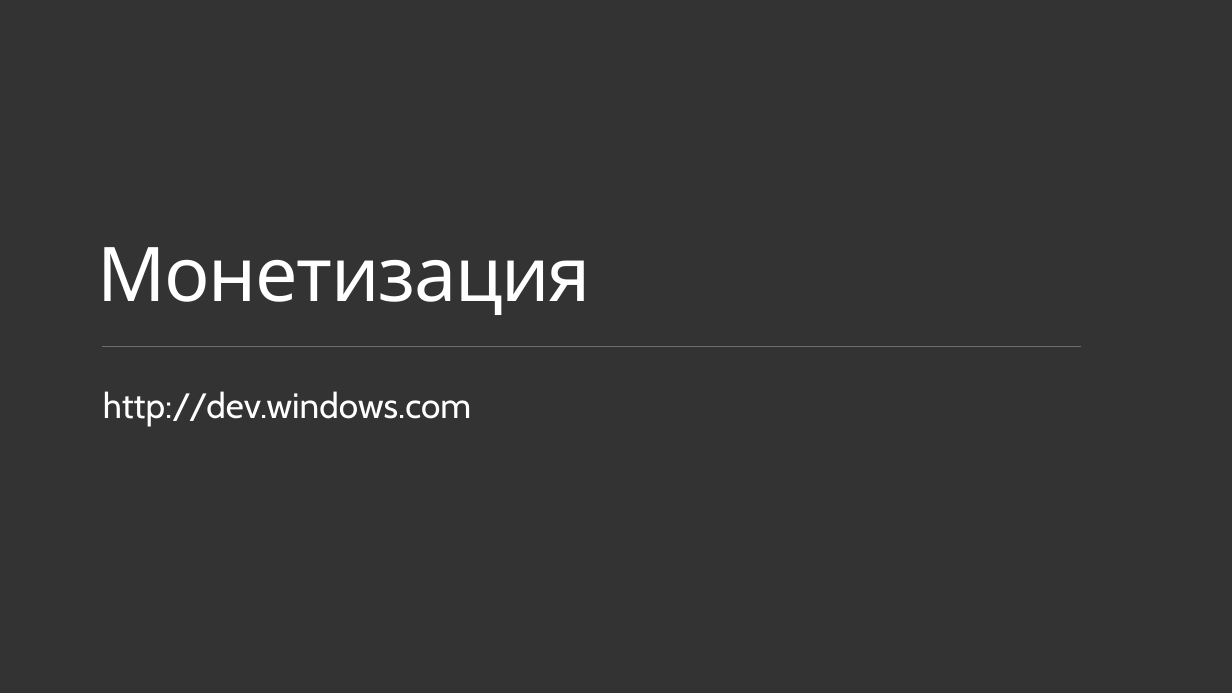
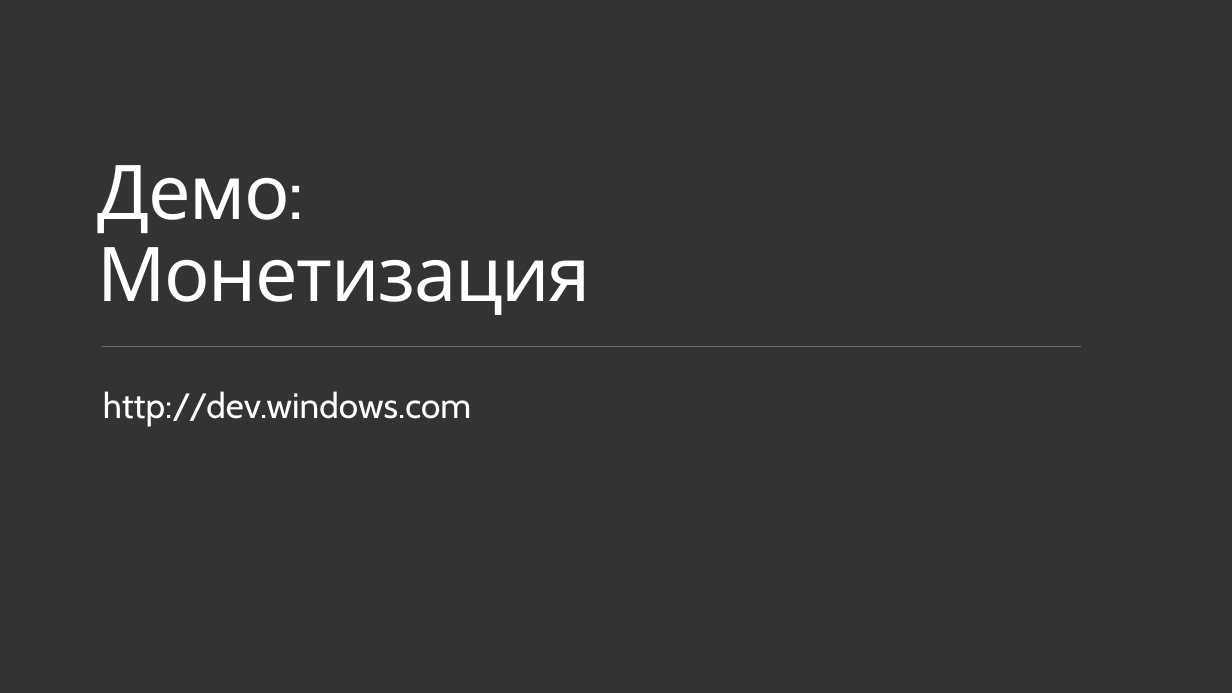
Before and after one commit to evangelism/Win10UWPCourse, a slide deck: slide 9 of 09. Store and Monetization/9 - Store and Monetization (RUS).pptx. Drawn at 1232x693 pixels with LibreOffice and Linux fonts; fonts in the diff are those of the drawing. Boxes give left, top, right and bottom in pixels: in the first picture for what was removed or moved away, otherwise in the second. Text is boxed around its words. In the diff, an @@ line names an element or a change of style, - is before the commit and + after.

Commit message:
Add corrections
Add presentation

```diff
--- a/09. Store and Monetization/9 - Store and Monetization (RUS).pptx
+++ b/09. Store and Monetization/9 - Store and Monetization (RUS).pptx
@@ title at [97, 165, 591, 315]: text changed @@
-Монетизация
+Демо:
+Монетизация
```
